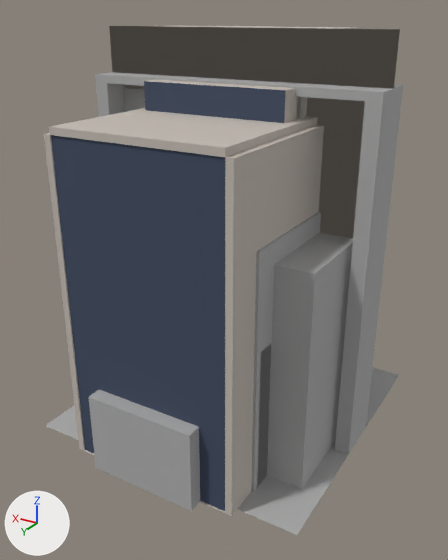
What one commit did to the glTF model models/kit/md/wood.glb.
Rendered twice from a 50 mm camera at (-2.28, 3.97, 3.09) aimed at (0.17, -0.11, 1.05). The axes (+X, +Y, +Z) are drawn at lower left. The lights are the same throughout. The first picture is the older version. Where no turn or scale is listed for an object, it has been applied to the vertices. Vertices at exactly the same position are counted once.

The first picture shows 'Door_frame_wood', 'Door_leaf_wood', 'Exit_wood_p0', 'Exit_wood_p1', 'Isl_bed_screen', 'Isl_twin_cribs', 'Mod_ceilhole_wood', 'Mod_fireplace_wood', 'Mod_wallhole_lath_A_wood', 'Mod_wallhole_lath_B_wood', 'Solid_nursery_table', 'Win_sash', 'Win_sash_frame', 'Win_sash_sky' and 3 more.
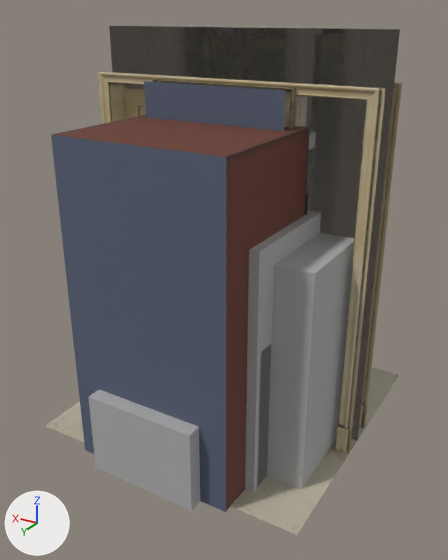
Pixel boxes (x1, y1, x2, y2) of what changed, in the pictures (448 x 560 px):
'Exit_wood_p1', recoloured (dark blue to greyish blue)
    both: (51, 135, 225, 511)
'Exit_wood_p0', reshaped
    before: (44, 26, 397, 516)
    after: (52, 26, 399, 512)
'Door_frame_wood', reshaped
    before: (95, 72, 403, 455)
    after: (98, 72, 402, 453)
'Mod_fireplace_wood', reshaped (mostly hidden)
    before: (110, 25, 396, 237)
    after: (163, 26, 400, 439)
'Door_leaf_wood', reshaped
    before: (124, 88, 145, 112)
    after: (124, 88, 146, 119)
part 2 of me_door_leaf_wood, added (brown)
    after: (124, 88, 146, 119)
part 3 of me_win_sash, cut back (mostly hidden afterwards)
    before: (149, 80, 307, 123)
    after: (299, 96, 307, 127)
part 4 of me_win_sash_frame, cut back (mostly hidden)
    before: (296, 97, 301, 119)
    after: (153, 79, 301, 129)
part 6 of me_mod_ceilhole_wood, cut back (mostly hidden)
    both: (45, 368, 399, 535)
part 7 of me_exit_wood_001, cut back
    before: (44, 108, 331, 516)
    after: (52, 115, 316, 512)
part 8 of me_exit_wood_001, recoloured
    before: (163, 27, 390, 238)
    after: (171, 27, 394, 434)
'Mod_wallhole_lath_B_wood', unchanged, uncovered by the edit
    before: (110, 26, 399, 237)
    after: (110, 26, 400, 440)

The change, as a list of edits to the scene's bpy script:
```text
Change mat_skyplane:
    mat_skyplane.base_color: (0.05, 0.07, 0.12) -> (0.1, 0.12, 0.18)  # dark blue #3f4b61 -> greyish blue #596176
Add mat_kit_exit_wood:
    mat_kit_exit_wood = bpy.data.materials.new('Kit_Exit_wood')
    # uses the picture img_kit_exit_wood_albedo
    # uses the picture img_kit_exit_wood_normal
    # uses the picture img_kit_exit_wood_orm
Add mat_kit_ceiling_wood:
    mat_kit_ceiling_wood = bpy.data.materials.new('Kit_ceiling_wood')
    # uses the picture img_kit_ceiling_wood_albedo
    # uses the picture img_kit_ceiling_wood_normal
    # uses the picture img_kit_ceiling_wood_orm
Add mat_kit_fireplace_wood:
    mat_kit_fireplace_wood = bpy.data.materials.new('Kit_fireplace_wood')
    # uses the picture img_kit_fireplace_wood_albedo
    # uses the picture img_kit_fireplace_wood_normal
    # uses the picture img_kit_fireplace_wood_orm
Add mat_kit_win_sash_frame:
    mat_kit_win_sash_frame = bpy.data.materials.new('Kit_Win_sash_frame')
    # uses the picture img_kit_win_sash_frame_albedo
    # uses the picture img_kit_win_sash_frame_normal
    # uses the picture img_kit_win_sash_frame_orm
Add mat_kit_door_leaf_wood:
    mat_kit_door_leaf_wood = bpy.data.materials.new('Kit_Door_leaf_wood')
    # uses the picture img_kit_door_leaf_wood_albedo
    # uses the picture img_kit_door_leaf_wood_normal
    # uses the picture img_kit_door_leaf_wood_orm
Add mat_kit_door_frame_wood:
    mat_kit_door_frame_wood = bpy.data.materials.new('Kit_Door_frame_wood')
    # uses the picture img_kit_door_frame_wood_albedo
    # uses the picture img_kit_door_frame_wood_normal
    # uses the picture img_kit_door_frame_wood_orm
Change me_door_leaf_wood:
    remove me_door_leaf_wood.from_pydata(...)  # 8 vertices, 12 faces; spans x 0.0..1.0, y -0.02..0.02, z 0.0..2.55
    remove me_door_leaf_wood.materials.append(mat_kit_grey)  # grey #adadad
    add me_door_leaf_wood.from_pydata(...)  # 1060 vertices, 1924 faces; spans x -0.01..1.0, y -0.04..0.04, z 0.0..2.55
    me_door_leaf_wood part 2: 1052 vertices added at x -0.01..1.0, y -0.04..0.04, z 0.0..2.55
    add me_door_leaf_wood.materials.append(mat_kit_door_leaf_wood)
Change me_win_sash:
    verts and faces of me_win_sash; kept vertices keep their numbers, new ones are numbered from 16
    remove me_win_sash.from_pydata(...)  # 16 vertices, 16 faces; spans x -1.12..1.12, y 0.0..0.34, z 0.0..3.0
    add me_win_sash.from_pydata(...)  # 16 vertices, 14 faces; spans x -1.12..1.12, y 0.0..0.11, z 0.0..3.0
    me_win_sash part 3
    add delete_vertices([12, 15])  # with the faces that use them
    add verts[13] = (-0.55, 0.11, 2.65)  # moved
    add verts[14] = (0.55, 0.11, 2.65)  # moved
    add verts[16] = (-0.55, 0.11, 0.8)
    add verts[17] = (0.55, 0.11, 0.8)
    add faces += [(9, 16, 13), (8, 11, 14), (8, 14, 17)]
Change me_win_sash_frame:
    remove me_win_sash_frame.from_pydata(...)  # 24 vertices, 48 faces; spans x -0.55..0.55, y 0.1..0.16, z 0.8..2.65
    remove me_win_sash_frame.materials.append(mat_kit_grey)  # grey #adadad
    add me_win_sash_frame.from_pydata(...)  # 658 vertices, 1112 faces; spans x -0.66..0.66, y -0.04..0.24, z 0.71..2.73
    me_win_sash_frame part 4: 20 vertices removed from x -0.55..0.55, y 0.1..0.16, z 0.8..2.65; 654 vertices added at x -0.66..0.66, y -0.04..0.24, z 0.71..2.73
    add me_win_sash_frame.materials.append(mat_kit_win_sash_frame)
Change me_door_frame_wood:
    remove me_door_frame_wood.from_pydata(...)  # 20 vertices, 36 faces; spans x -1.12..1.12, y -0.2..0.2, z 0.0..2.66
    remove me_door_frame_wood.materials.append(mat_kit_grey)  # grey #adadad
    add me_door_frame_wood.from_pydata(...)  # 464 vertices, 758 faces; spans x -1.12..1.12, y -0.2..0.2, z 0.0..2.68
    me_door_frame_wood part 1: 20 vertices removed from x -1.12..1.12, y -0.2..0.2, z 0.0..2.66; 464 vertices added at x -1.12..1.12, y -0.2..0.2, z 0.0..2.68
    add me_door_frame_wood.materials.append(mat_kit_door_frame_wood)
Change me_mod_ceilhole_wood:
    remove me_mod_ceilhole_wood.from_pydata(...)  # 24 vertices, 32 faces; spans x -1.12..1.12, y -1.12..1.12, z -0.3..0.3
    remove me_mod_ceilhole_wood.materials.append(mat_kit_grey)  # grey #adadad
    add me_mod_ceilhole_wood.from_pydata(...)  # 1600 vertices, 2836 faces; spans x -1.12..1.12, y -1.12..1.12, z -0.19..0.27
    me_mod_ceilhole_wood part 6: 20 vertices removed from x -0.6..0.6, y -1.12..1.12, z -0.3..0.3; 1596 vertices added at x -1.12..1.12, y -1.12..1.12, z -0.19..0.27
    add me_mod_ceilhole_wood.materials.append(mat_kit_ceiling_wood)
Change me_mod_fireplace_wood:
    remove me_mod_fireplace_wood.from_pydata(...)  # 62 vertices, 114 faces; spans x -1.12..1.12, y -0.42..0.45, z 0.0..3.0
    add me_mod_fireplace_wood.from_pydata(...)  # 1329 vertices, 2248 faces; spans x -1.12..1.12, y -0.42..0.2, z 0.0..3.0
    me_mod_fireplace_wood part 5: 42 vertices removed from x -0.75..0.75, y -0.4..0.45, z 0.0..3.0; 1199 vertices added at x -0.8..0.8, y -0.42..0.2, z 0.0..3.0
    other edits to the shape of me_mod_fireplace_wood do not show in these pictures
    remove me_mod_fireplace_wood.materials.append(mat_kit_grey)  # grey #adadad
    add me_mod_fireplace_wood.materials.append(mat_kit_fireplace_wood)
Change me_exit_wood_001:
    remove me_exit_wood_001.from_pydata(...)  # 46 vertices, 90 faces; spans x -1.12..1.12, y -0.1..1.2, z 0.0..3.0
    add me_exit_wood_001.from_pydata(...)  # 576 vertices, 802 faces; spans x -1.12..1.12, y -0.1..1.19, z 0.0..3.0
    me_exit_wood_001 part 7: 34 vertices removed from x -0.73..0.73, y -0.1..1.2, z 0.0..2.5; 564 vertices added at x -0.72..0.72, y -0.1..1.19, z 0.0..2.67
    me_exit_wood_001 part 8: 3 faces spanning x -1.12..0.63, y 0.0, z 0.0..3.0 switch from mat_wallsurface (light grey #c4bcb3) to mat_kit_exit_wood
```
